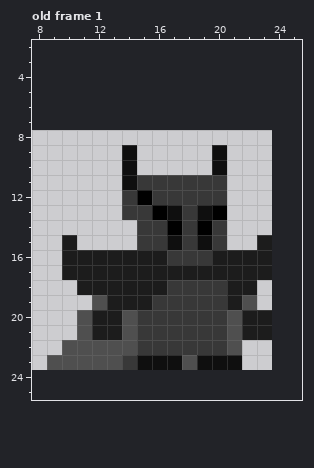
File history of a pixel-art file, Entities/Characters/Files/P1-000.ase. Above, as it was before the edit.
16x16 pixels, 1 frame. Colours within 5 levels of each other are drawn and written as one. Shown: old frame 1: x 8..25, y 2..25. The old version is drawn lined up with the new one, on the new canvas. The commit also changed other frames, which this record leaves out.
After the commit:
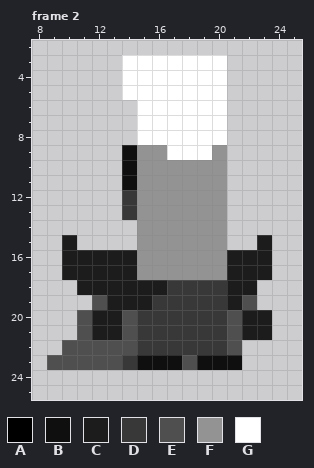
Palette (. is transparent): A #000000  B #0f0f0f  C #1c1c1c  D #383838  E #4f4f4f  F #939393  G #ffffff
A new or re-ordered frame is compared with the old frame closest to it.
What changed:
canvas 16x16 -> 32x32, the old top-left corner now at 8,8
frames 1 -> 4
--- frame 2 is new; against old frame 1
@@ x 12..22 @@
  2 ...........
- 3 ...........
- 4 ...........
- 5 ...........
- 6 ...........
- 7 ...........
- 8 ...........
- 9 ..B.....B..
-10 ..B.....B..
-11 ..BDDDDDD..
-12 ..DADDDDD..
-13 ..DDABDBA..
-14 ...DDADAD..
-15 ...DDBDBD..
-16 CCCCCDDDCCC
-17 CCCCCCCCCCC
+ 3 ..GGGGGGG..
+ 4 ..GGGGGGG..
+ 5 ..GGGGGGG..
+ 6 ...GGGGGG..
+ 7 ...GGGGGG..
+ 8 ...GGGGGG..
+ 9 ..BFFGGGF..
+10 ..BFFFFFF..
+11 ..BFFFFFF..
+12 ..DFFFFFF..
+13 ..DFFFFFF..
+14 ...FFFFFF..
+15 ...FFFFFF..
+16 CCCFFFFFFCC
+17 CCCFFFFFFCC
 18 CCCCCDDDDCC
Changed places in both pictures, as pixel boxes (x1, y1, x2, y2):
changed: (122, 55, 227, 280)
